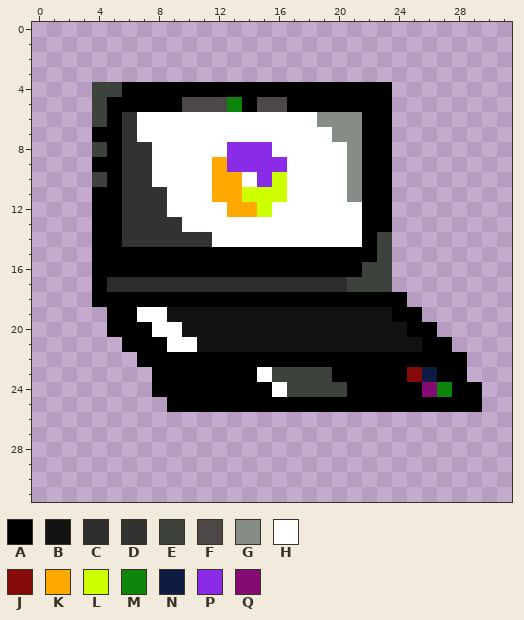
One commit to this pixel-art sprite: Main/sprites/Computer0.png. Above is the file before it was changed.
The file is 160x160 pixels, drawn in blocks of 5x5; one block is one cell here. Colours within 5 levels of each other are drawn and written as one.
Palette (. is transparent): A #000000  B #131213  C #2d2c2c  D #313331  E #3d423d  F #4d4848  G #868d86  H #ffffff  J #850a0a  K #ffa900  L #ceff00  M #0c850a  N #0d1a42  P #8a2be8  Q #850a71
And afterwards:
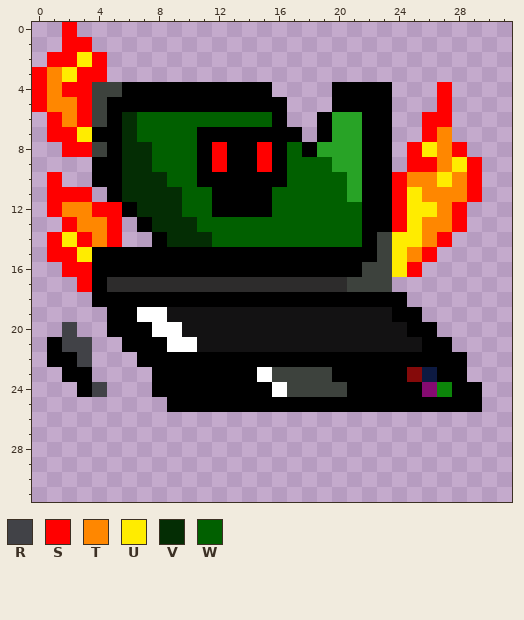
Colours new in this view: R #414247  S #ff0000  T #ff8700  U #ffec00  V #042d04  W #016000
The edit:
colour G: #868d86 -> #28a326
Changed rows in their new state; - is a pixel that keeps its letter.
first column x 0:
 0 --S---------------------------
 1 --SS--------------------------
 2 -SSUS-------------------------
 3 STUSS-------------------------
 4 STSS------------....-------S--
 5 STTS------AAAA-AA...-------S--
 6 -STS--VWWWWWWWWWA..A------SS--
 7 -SSU--VWWWWAAAAAAA.A------ST--
 8 --SS--VVWWWASAASAWAGG----SUTS-
 9 ------VVWWWASAASAWWWG----SSTUS
10 -S--A-VVVWWAAAAAAWWWW---STTUTS
11 -SSS.-VVVVWWAAAAWWWWW---SUTTTS
12 -STTSSAVVVWWAAAAWWWWWW--SUUTS-
13 --STTS.AVVVWWWWWWWWWWW--SUTTS-
14 -SUSTS..AVVVWWWWWWWWWW--UUTS--
15 -SSU--------------------UTS---
16 --SS--------------------US----
17 ---S--------------------------
20 --R---------------------------
21 -ARR--------------------------
22 -AAR--------------------------
23 --AA--------------------------
24 ---AR-------------------------
Where, in picture pixels (left, top, right, bottom), the same in both pictures:
changed: (32, 22, 482, 397)
